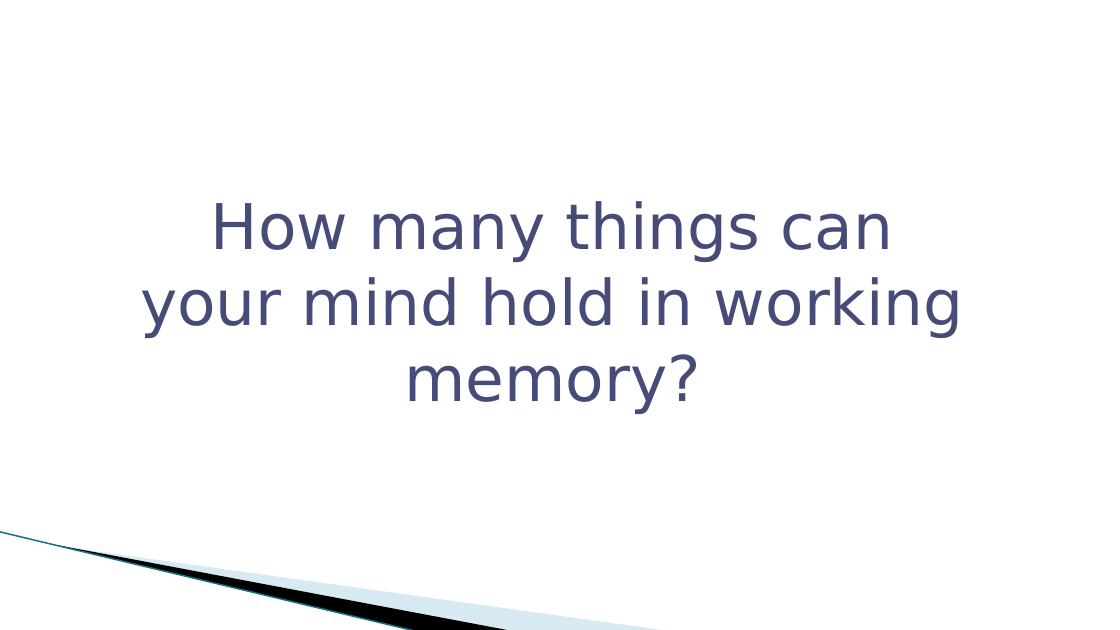
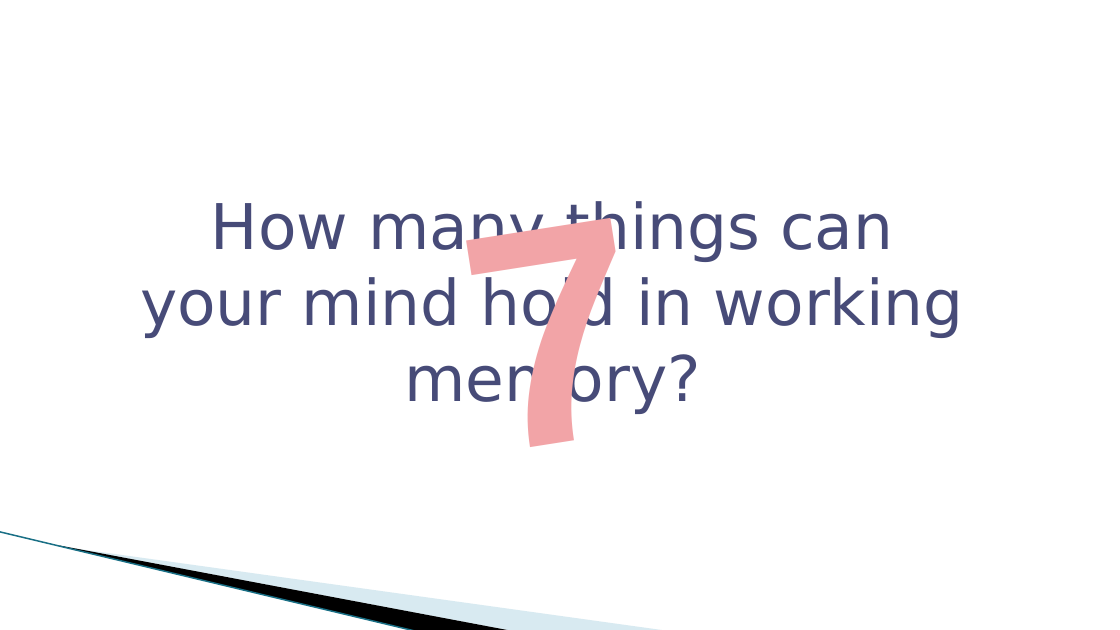
Before and after one commit to riwu/CS2101, a slide deck: slide 2 of WURI OP2.pptx. Drawn at 1120x630 pixels with LibreOffice and Linux fonts; fonts in the diff are those of the drawing; background and template pictures are left out. Boxes give left, top, right and bottom in pixels: in the first picture for what was removed or moved away, otherwise in the second. Text is boxed around its words. In the diff, an @@ line names an element or a change of style, - is before the commit and + after.

```diff
--- a/WURI OP2.pptx
+++ b/WURI OP2.pptx
@@ text added at box(486, 207, 657, 447), 200 pt, text #F2A4A7, bold @@
+7
```
Also in this commit, not shown: 1 other slide changed, 1 slide removed, 1 other file.
